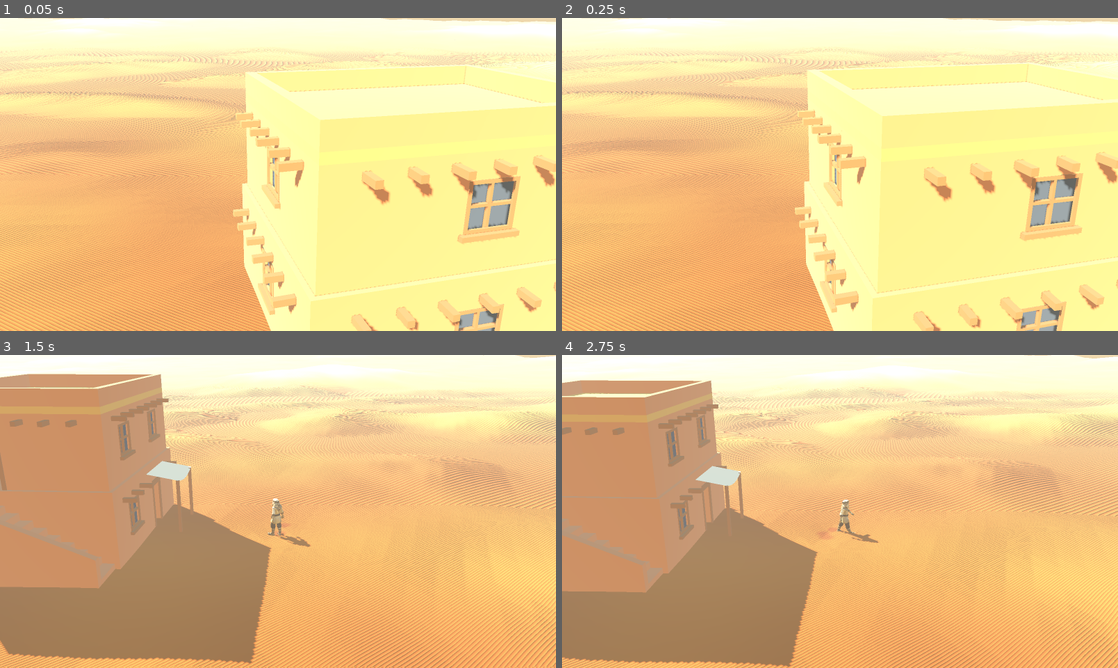
Above: before the commit, frames 1-4 (two rows, left to right).
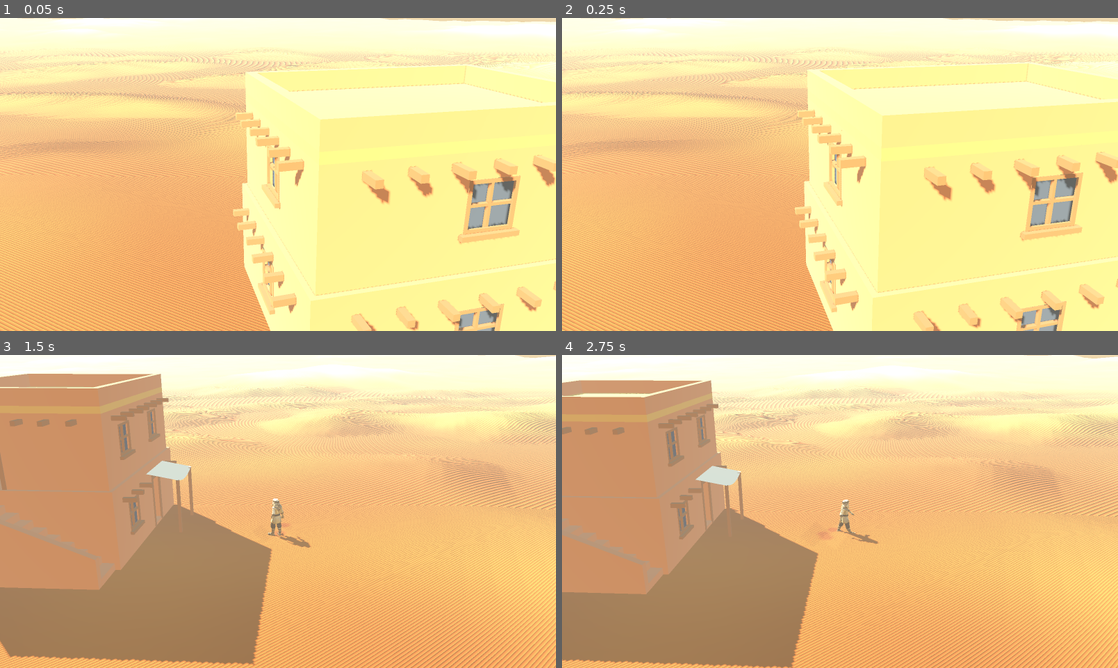
Above: after the commit, the same moments.

Repository: jmelvin92/shaiba
Game: Godot game, scene res://scenes/world/world.tscn
The game is run twice, just before and just after one commit, with the same random seed, the same clock (stepped at 60 frames per second) and the same inputs.
Inputs (mouse positions are in pixels of both pictures, inside the frame that each line leads up to):
- Up to frame 1 (0.05 s): no input
- Up to frame 2 (0.25 s): no input
- Up to frame 3 (1.5 s): move the mouse to (400, 495) at 0.52 s; press the mouse at (400, 495) at 0.53 s; hold D (move_right) 0.53-1.28 s; tap Space (jump) at 0.77 s; move the mouse to (250, 511) at 1.27 s; release the mouse at (250, 511) at 1.28 s; hold W (move_up) from 1.28 s (still down); tap Mouse wheel up (camera_zoom_in) at 1.35 s
- Up to frame 4 (2.75 s): tap Space (jump) at 1.52 s; move the mouse to (895, 442) at 2.02 s; release W (move_up) at 2.03 s; hold D (move_right) from 2.03 s (still down); hold Mouse wheel down (camera_zoom_out) from 2.03 s (still down)

The runs differ from the first frame. In frame 1, 14% of the frame differs, in the area x 0-100%, y 0-100%; in frame 2, 14%; in frame 3, 16%; in frame 4, 16%.

Commit message:
Lift the interior floor clear of the sand, and open the door it shut
The ground floor still read as sand after its material was corrected, because
the material was never the cause: the slab sat flush with the terrain and the
desert stood above it at 193 of 195 points across the footprint, by up to
6.8 cm. Levelling the pad had flattened the base and the sand depth but left
the ripple field running through it.

Ripples now fade out with the homestead weight, so the pad is genuinely flat
(relief 0.084 m -> 0.000 m), and the floor is lifted 0.12 m regardless — a
floor level with the ground z-fights with it, and a building wants a plinth.

That lift then shut the front door. Crossing a threshold makes the controller
raise the capsule by max_step_height and push it forward to find the tread, so
a doorway must clear the player's height plus that lift above the threshold.
At 2.10 m the door had 1.94 m of clear height: passable over a flush floor,
impassable over a step. It is now 2.40 m.

verify_house asserts the floor clears the sand, so the original bug cannot
return silently — it was invisible to a material fix precisely because nothing
about the model was wrong.

Co-Authored-By: Claude Fable 5 <noreply@anthropic.com>

Diff:
--- a/resources/terrain/terrain_settings.gd
+++ b/resources/terrain/terrain_settings.gd
@@ -244,6 +244,11 @@
 	var depth: float = get_sand_depth(world_xz)
 	var ripple: float = ripple_amplitude * ripple_noise.get_noise_2d(world_xz.x, world_xz.y)
 	ripple *= smoothstep(0.0, ripple_fade_depth, depth)
+	# Ripples die on the homestead pad. Levelling the base and the sand depth
+	# still left a few centimetres of wind texture, which is nothing in open
+	# desert and everything under a building: a flat-bottomed floor slab laid
+	# on it has sand standing proud of it across most of its area.
+	ripple *= 1.0 - _homestead_weight(world_xz)
 	return get_base_height(world_xz) + depth + ripple
 
 
--- a/scenes/props/house/house.tscn
+++ b/scenes/props/house/house.tscn
@@ -35,44 +35,49 @@
 
 [node name="Furnishings" type="Node3D" parent="."]
 
-[node name="Rug" parent="Furnishings" instance=ExtResource("4_rug")]
+[node name="Ground" type="Node3D" parent="Furnishings"]
+transform = Transform3D(1, 0, 0, 0, 1, 0, 0, 0, 1, 0, 0.12, 0)
+
+[node name="Rug" parent="Furnishings/Ground" instance=ExtResource("4_rug")]
 transform = Transform3D(0.996195, 0, -0.0871558, 0, 1, 0, 0.0871558, 0, 0.996195, 0.8, 0.005, 0.9)
 
-[node name="SofaBack" parent="Furnishings" instance=ExtResource("5_sofa")]
+[node name="SofaBack" parent="Furnishings/Ground" instance=ExtResource("5_sofa")]
 transform = Transform3D(-1, 0, 0, 0, 1, 0, 0, 0, -1, 0.3, 0, 2.55)
 
-[node name="SofaRight" parent="Furnishings" instance=ExtResource("5_sofa")]
+[node name="SofaRight" parent="Furnishings/Ground" instance=ExtResource("5_sofa")]
 transform = Transform3D(0, 0, -1, 0, 1, 0, 1, 0, 0, 3.1, 0, 0.5)
 
-[node name="LowTable" parent="Furnishings" instance=ExtResource("6_table")]
+[node name="LowTable" parent="Furnishings/Ground" instance=ExtResource("6_table")]
 transform = Transform3D(0.996195, 0, -0.0871558, 0, 1, 0, 0.0871558, 0, 0.996195, 0.8, 0.02, 0.9)
 
-[node name="Pouf" parent="Furnishings" instance=ExtResource("7_pouf")]
+[node name="Pouf" parent="Furnishings/Ground" instance=ExtResource("7_pouf")]
 transform = Transform3D(1, 0, 0, 0, 1, 0, 0, 0, 1, 2.05, 0, -0.75)
 
-[node name="FloorCushionA" parent="Furnishings" instance=ExtResource("8_cushion")]
+[node name="FloorCushionA" parent="Furnishings/Ground" instance=ExtResource("8_cushion")]
 transform = Transform3D(0.939693, 0, 0.34202, 0, 1, 0, -0.34202, 0, 0.939693, -0.75, 0, 1.55)
 
-[node name="FloorCushionB" parent="Furnishings" instance=ExtResource("8_cushion")]
+[node name="FloorCushionB" parent="Furnishings/Ground" instance=ExtResource("8_cushion")]
 transform = Transform3D(0.965926, 0, -0.258819, 0, 1, 0, 0.258819, 0, 0.965926, -1.55, 0, -0.35)
 
-[node name="Pottery" parent="Furnishings" instance=ExtResource("9_pottery")]
+[node name="Pottery" parent="Furnishings/Ground" instance=ExtResource("9_pottery")]
 transform = Transform3D(1, 0, 0, 0, 1, 0, 0, 0, 1, -3.05, 0, 2.6)
 
-[node name="Hookah" parent="Furnishings" instance=ExtResource("10_hookah")]
+[node name="Hookah" parent="Furnishings/Ground" instance=ExtResource("10_hookah")]
 transform = Transform3D(1, 0, 0, 0, 1, 0, 0, 0, 1, 1.85, 0, 1.5)
 
-[node name="OilLamp" parent="Furnishings" instance=ExtResource("11_lamp")]
+[node name="OilLamp" parent="Furnishings/Ground" instance=ExtResource("11_lamp")]
 transform = Transform3D(1, 0, 0, 0, 1, 0, 0, 0, 1, -3.1, 0, -1.1)
 
-[node name="TapestryGround" parent="Furnishings" instance=ExtResource("13_tapestry")]
+[node name="TapestryGround" parent="Furnishings/Ground" instance=ExtResource("13_tapestry")]
 transform = Transform3D(1, 0, 0, 0, 1, 0, 0, 0, 1, 1.9, 1.25, 3.09)
 
-[node name="Bed" parent="Furnishings" instance=ExtResource("12_bed")]
+[node name="Upper" type="Node3D" parent="Furnishings"]
+
+[node name="Bed" parent="Furnishings/Upper" instance=ExtResource("12_bed")]
 transform = Transform3D(0, 0, 1, 0, 1, 0, -1, 0, 0, -1.9, 3.05, 1.4)
 
-[node name="TapestryUpper" parent="Furnishings" instance=ExtResource("13_tapestry")]
+[node name="TapestryUpper" parent="Furnishings/Upper" instance=ExtResource("13_tapestry")]
 transform = Transform3D(1, 0, 0, 0, 1, 0, 0, 0, 1, 1.4, 4.25, 2.94)
 
-[node name="PotteryUpper" parent="Furnishings" instance=ExtResource("9_pottery")]
+[node name="PotteryUpper" parent="Furnishings/Upper" instance=ExtResource("9_pottery")]
 transform = Transform3D(1, 0, 0, 0, 1, 0, 0, 0, 1, 2.7, 3.05, -2.3)
--- a/tools/verify_house.gd
+++ b/tools/verify_house.gd
@@ -17,6 +17,10 @@
 ## covers the longest leg here (nine metres of courtyard) at walking pace.
 const WALK_TICKS: int = 260
 const RUN_TICKS: int = 150
+## How far the interior floor stands above the ground the house is placed on —
+## FLOOR_LIFT in tools/build_house.py. Kept in step with it by the floor-vs-sand
+## check below, which fails loudly if the two ever disagree.
+const HOUSE_FLOOR_LIFT: float = 0.12
 
 var _failures: PackedStringArray = []
 var _level: Node3D = null
@@ -63,6 +67,7 @@
 		await physics_frame
 
 	await _spawn_check()
+	_floor_clears_the_sand()
 	await _doorway_passable("walk", false, WALK_TICKS)
 	await _doorway_passable("run", true, RUN_TICKS)
 	await _walls_block()
@@ -83,6 +88,36 @@
 			% [distance, _terrain.homestead_radius])
 	if _cutaway.is_open():
 		_fail("the building is already open at spawn; the player starts outside")
+
+
+## The interior floor must stand clear of the desert underneath it.
+##
+## This is the bug that made the ground floor "still sand" after its material
+## was already correct: the slab sat flush with the terrain, and a few
+## centimetres of ripple left sand drawn proud of the floor across almost the
+## whole footprint. Nothing about the model was wrong, which is exactly why it
+## survived a material fix — so the clearance is asserted rather than eyeballed.
+func _floor_clears_the_sand() -> void:
+	var floor_y: float = _house.to_global(Vector3(0.0, HOUSE_FLOOR_LIFT, 0.0)).y
+	var above: int = 0
+	var worst: float = -INF
+	var samples: int = 0
+	for ix: int in range(-7, 8):
+		for iz: int in range(-6, 7):
+			var at: Vector3 = _house.to_global(Vector3(ix * 0.5, 0.0, iz * 0.5))
+			var ground: float = _terrain.get_surface_height(Vector2(at.x, at.z))
+			worst = maxf(worst, ground - floor_y)
+			samples += 1
+			if ground > floor_y:
+				above += 1
+	print("floor vs sand: %d/%d samples of desert above the floor, closest %+.3f m"
+		% [above, samples, worst])
+	if above > 0:
+		_fail(
+			"the desert stands above the interior floor at %d of %d points "
+			% [above, samples]
+			+ "(by up to %.3f m) — the floor will read as sand" % worst
+		)
 
 
 ## Walks in through the front door and out again, at one gait.
Binary file changed: assets/models/house.glb
Not shown, changed: assets/blender/house.blend
Not shown, changed: docs/ART_DIRECTION.md
Not shown, changed: docs/DECISIONS.md
Not shown, changed: tools/build_house.py
